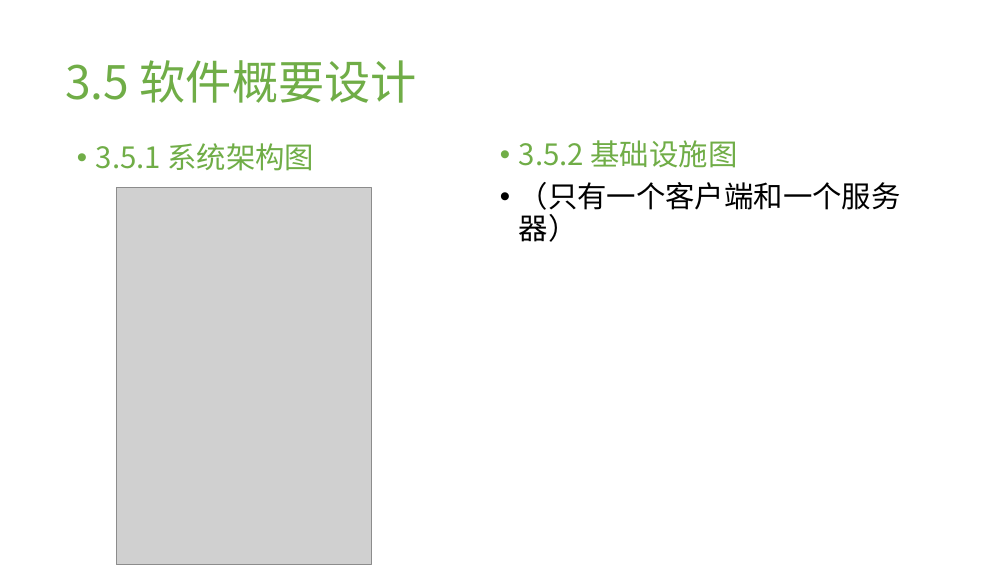
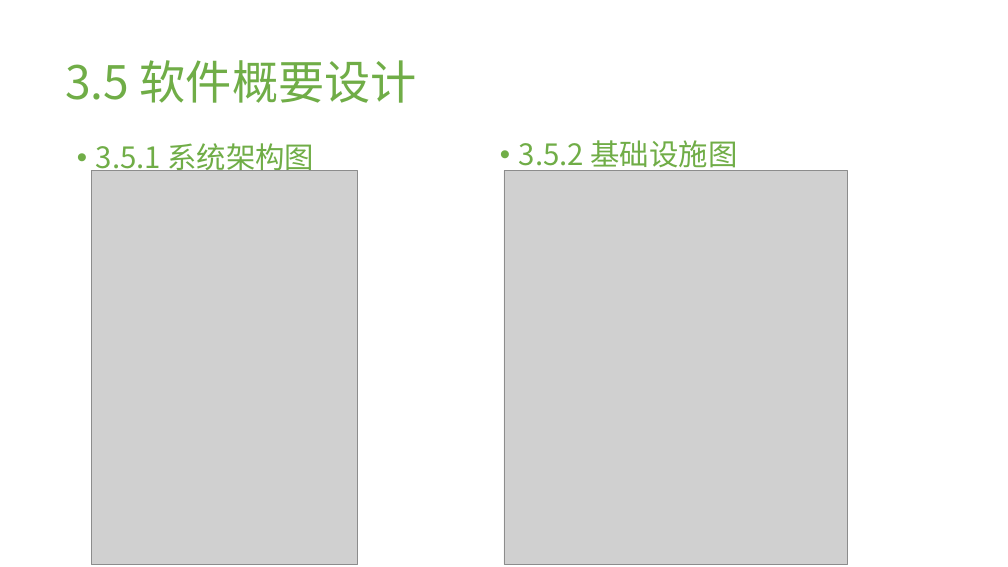
Before and after one commit to Pangweizhi/garbage_classification, a slide deck: slide 15 of docs/垃圾分类APP.pptx. Drawn at 1008x567 pixels with LibreOffice and Linux fonts; fonts in the diff are those of the drawing; grey boxes stand for pictures; background and template pictures are left out. Boxes give left, top, right and bottom in pixels: in the first picture for what was removed or moved away, otherwise in the second. Text is boxed around its words. In the diff, an @@ line names an element or a change of style, - is before the commit and + after.

```diff
--- a/docs/垃圾分类APP.pptx
+++ b/docs/垃圾分类APP.pptx
@@ picture: place and size @@
-picture at box(116, 188, 371, 565)
+picture at box(91, 171, 357, 565)
@@ picture added at box(504, 171, 848, 565) @@
@@ text at box(519, 182, 901, 242): paragraph removed @@
-• （只有一个客户端和一个服务器）
```
Also in this commit, not shown: 8 other slides changed, 1 slide added.
